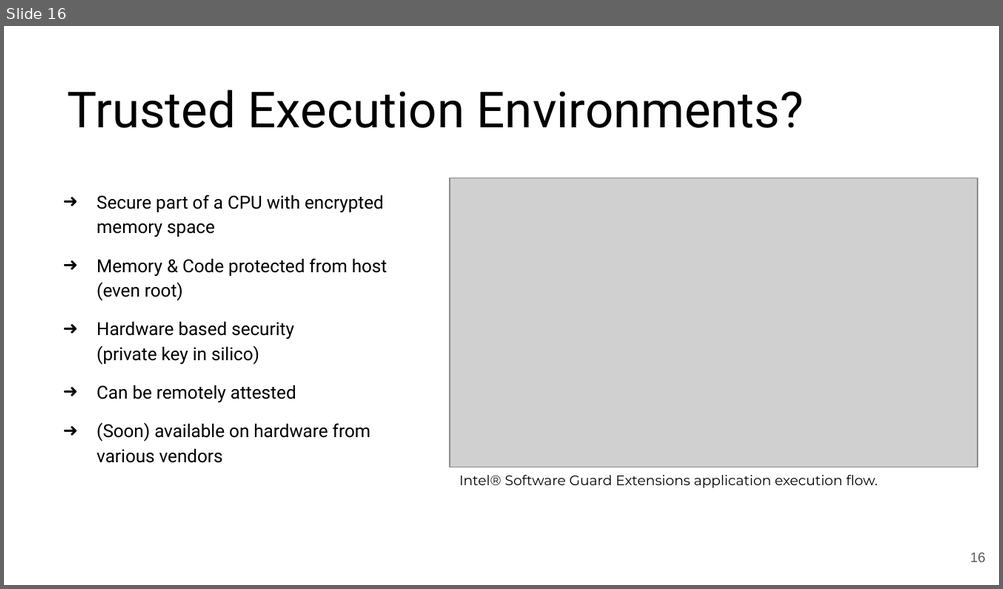
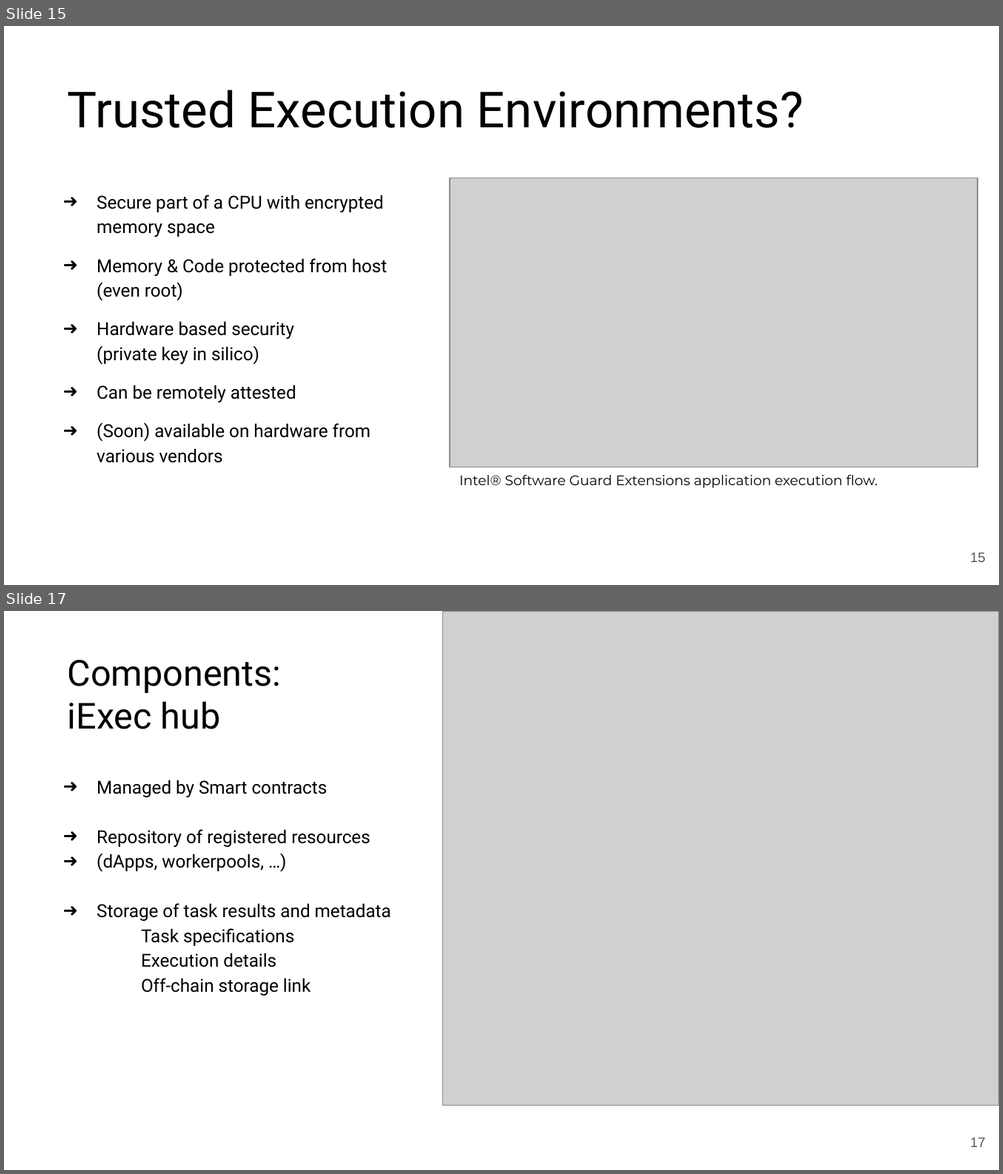
Before and after one commit to mbettinger/OT4-Lecture, a slide deck: Presentation - iExec.odp. Shown one above the other, each under a label of ours: slide 16 before the commit, slides 15 and 17 after it; the slides between them are not shown. The pictures are 1003x589 and 1003x1174 pixels, drawn with LibreOffice and Linux fonts; fonts in the diff are those of the drawing; grey boxes stand for pictures; background and template pictures are left out. Boxes give left, top, right and bottom in pixels: in the first picture for what was removed or moved away, otherwise in the second. Text is boxed around its words. In the diff, an @@ line names an element or a change of style, - is before the commit and + after.

Commit message:
iExec details

```diff
--- a/Presentation - iExec.odp
+++ b/Presentation - iExec.odp
@@ slide 17 added at [4, 611, 999, 1170], background picture (left out) @@
@@ picture added at [443, 611, 999, 1106] @@
@@ text added at [68, 660, 282, 729], 26 pt, text #000000 @@
+Components:
+iExec hub
@@ text added at [96, 780, 391, 996], 13 pt, text #000000 @@
+➜ Managed by Smart contracts
+➜ Repository of registered resources
+➜ (dApps, workerpools, …)
+➜ Storage of task results and metadata
+      ● Task specifications
+      ● Execution details
+      ● Off-chain storage link
@@ page number added at [970, 1138, 985, 1147], 10 pt, text #595959 @@
+17
@@ what was slide 16 is now slide 15 @@
@@ page number at [970, 553, 985, 562]: text changed @@
-16
+15
```
Also in this commit, not shown: 5 other slides added, 8 other files.
